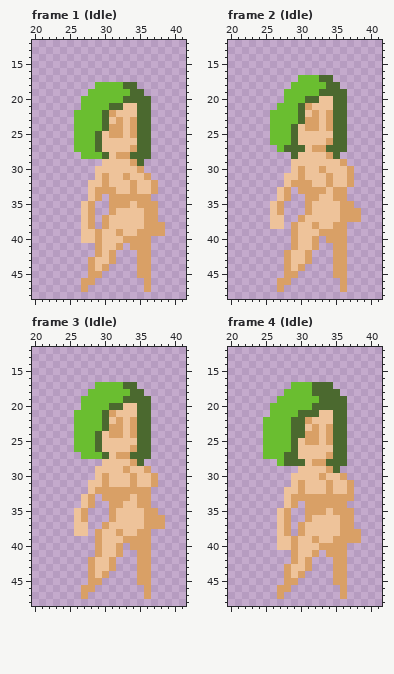
Pixel-art file -- RawResource/projectRoom/base_female.aseprite. The first picture shows the starting point.
64x64 pixels, 17 frames. Colours within 5 levels of each other are drawn and written as one. Shown: frame 1 (Idle): x 20..41, y 12..48; frame 2 (Idle): x 20..41, y 12..48; frame 3 (Idle): x 20..41, y 12..48; frame 4 (Idle): x 20..41, y 12..48.
The result:
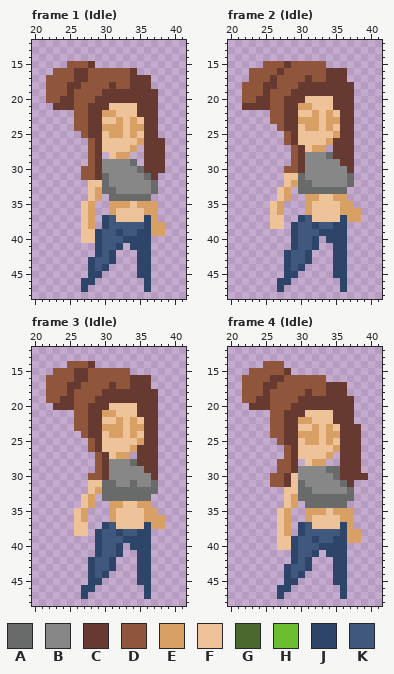
Palette (. is transparent): A #696a6a  B #878787  C #663931  D #8f563b  E #d9a066  F #eec39a  G #4b692f  H #6abe30  J #2d4569  K #40587d
Diff:
layer "top" added
layer "bottom" added
Changed rows in their new state; - is an unchanged pixel.
Frame 1 (Idle), layers "hair", "bottom", "top":
first column x 22:
15 ---DDDC----------
16 -DDDCCDDDDDDC----
17 DDDDCCDDDDDDCCC--
18 DDDCCDDDDCDDCCC--
19 DDDCDDDDCCCCCCCC-
20 DDCCDDDCCCCCCCCC-
21 -CCCDDCCCFF--CCC-
22 ----DDCCE----CCC-
23 ----DDCCF----FCC-
24 ----DDCCE----ECC-
25 ----.DCC-----FCC-
26 ----..DC-----ECCC
27 ----..DC-----.CCC
28 -----.DC.---..CCC
29 ------DCBBBBA.CCC
30 -----DDCBBBBBACCC
31 -----DDCABBBBBAC-
32 --------ABBBBBBA-
33 --------AABBBBBA-
34 ---------AAAAAA--
37 --------JK----J--
38 --------JKKKKKJ--
39 -------JKKJKKJJ--
40 -------JKKKJJJJ--
41 -------JKKJ-JJJ--
42 -------JKJ---JJ--
43 ------JKKJ---JJ--
44 ------JKJ----JJ--
45 ------JJ-----JJ--
46 -----JJ-------J--
47 -----J--------J--
Frame 2 (Idle), layers "hair", "bottom", "top":
first column x 22:
15 ---DDDCDDDDD----
16 -DDDDCDDDDDDCCC-
17 -DDDCDDDDCDDCCC-
18 DDDCCDDDCCCCCCCC
19 DDDCDDDCCCCCCCCC
20 DDCCDDCCCFF--CCC
21 CCCCDDCCE----CCC
22 ----DDCCF----FCC
23 ----DDCCE----ECC
24 ----.DCC-----FCC
25 ----..DC-----ECC
26 ----..DC-----CCC
27 -----..DC---.CCC
28 -------DCBBBACCC
29 -------DCBBBBBCC
30 ------DDCBBBBBBC
31 --------ABBBBBBA
32 --------AABBBBBA
33 --------AAAAAAA-
first column x 27:
37 ---JK----J
38 --JKKJKKJJ
39 --JKKKJJJJ
40 --JKKJ-JJJ
41 --JKKJ--JJ
42 -JKKJ---JJ
43 -JKKJ---JJ
44 -JKJ----JJ
45 -JJ-----JJ
46 JJ-------J
47 J--------J
Frame 3 (Idle), layers "hair", "bottom", "top":
first column x 22:
14 ---DDDC---------
15 -DDDCCDDDDDD----
16 DDDDCCDDDDDDCCC-
17 DDDCCDDDDCDDCCC-
18 DDDCDDDDCCCCCCCC
19 DDCCDDDCCCCCCCCC
20 -CCCDDCCCFF--CCC
21 ----DDCCE----CCC
22 ----DDCCF----FCC
23 ----DDCCE----ECC
24 ----.DCC-----FCC
25 ----..DC-----ECC
26 ----..DC-----CCC
27 -----..DC---.CCC
28 -------DCBBBACCC
29 -------DCBBBBBCC
30 ------DDCBBBBBBC
31 --------AABBABBA
32 --------AAAAAAAA
33 --------AAAAAAA-
first column x 27:
37 ---JK----J
38 --JKKJKKJJ
39 --JKKKJJJJ
40 --JKKJ-JJJ
41 --JKKJ--JJ
42 -JKKJ---JJ
43 -JKKJ---JJ
44 -JKJ----JJ
45 -JJ-----JJ
46 JJ-------J
47 J--------J
Frame 4 (Idle), layers "hair", "bottom", "top":
first column x 22:
14 ---DDD------------
15 -DDDDDC-----------
16 DDDDCCDDDDDD------
17 DDDCCDDDDDDDCCC---
18 DDDCDDDDDCDDCCC---
19 DDCCDDDDCCCCCCCC--
20 -CCCDDDCCCCCCCCC--
21 ----DDCCCFF--CCC--
22 ---.DDCCE----CCC--
23 ---.DDCCF----FCCC-
24 ---.DDCCE----ECCC-
25 ---..DCC-----FCCC-
26 ---...DC-----ECCC-
27 ---...DC-----.CCC-
28 -----DDC.---..CCC-
29 -----DDCBBBBAACCC-
30 ----DDC-BBBBBACCCC
31 ----DDC-ABBBBBAC--
32 --------AABBBBBA--
33 --------AAAAAAAA--
34 ---------AAAAAA---
37 --------JK----J---
38 --------JKKKKKJ---
39 -------JKKJKKJJ---
40 -------JKKKJJJJ---
41 -------JKKJ-JJJ---
42 -------JKJ---JJ---
43 ------JKKJ---JJ---
44 ------JKJ----JJ---
45 ------JJ-----JJ---
46 -----JJ-------J---
47 -----J--------J---
Changed places in both pictures, as pixel boxes (x1, y1, x2, y2):
changed: (46, 61, 165, 292)
changed: (242, 61, 354, 292)
changed: (46, 361, 158, 599)
changed: (242, 361, 368, 599)
